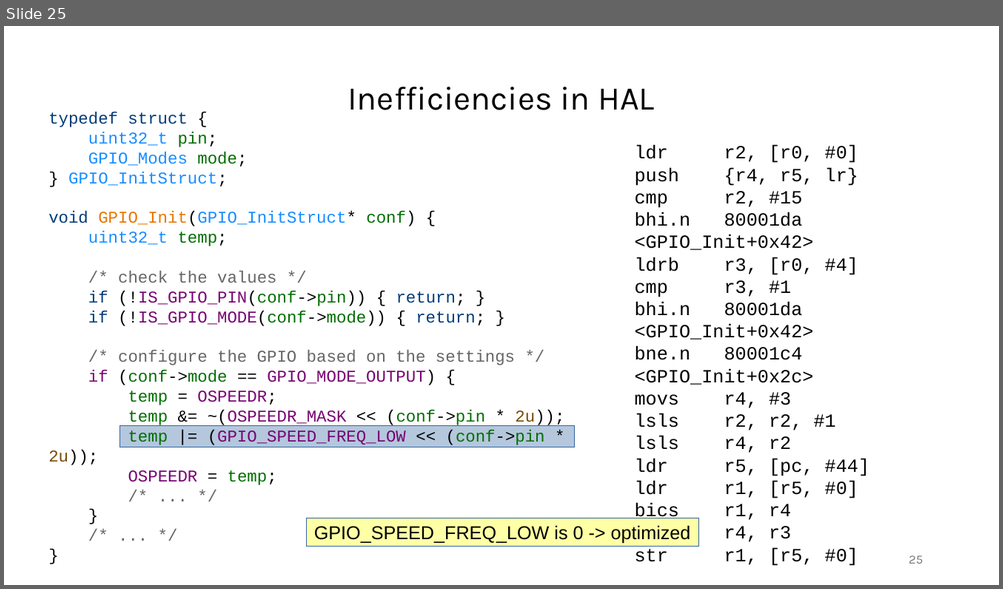
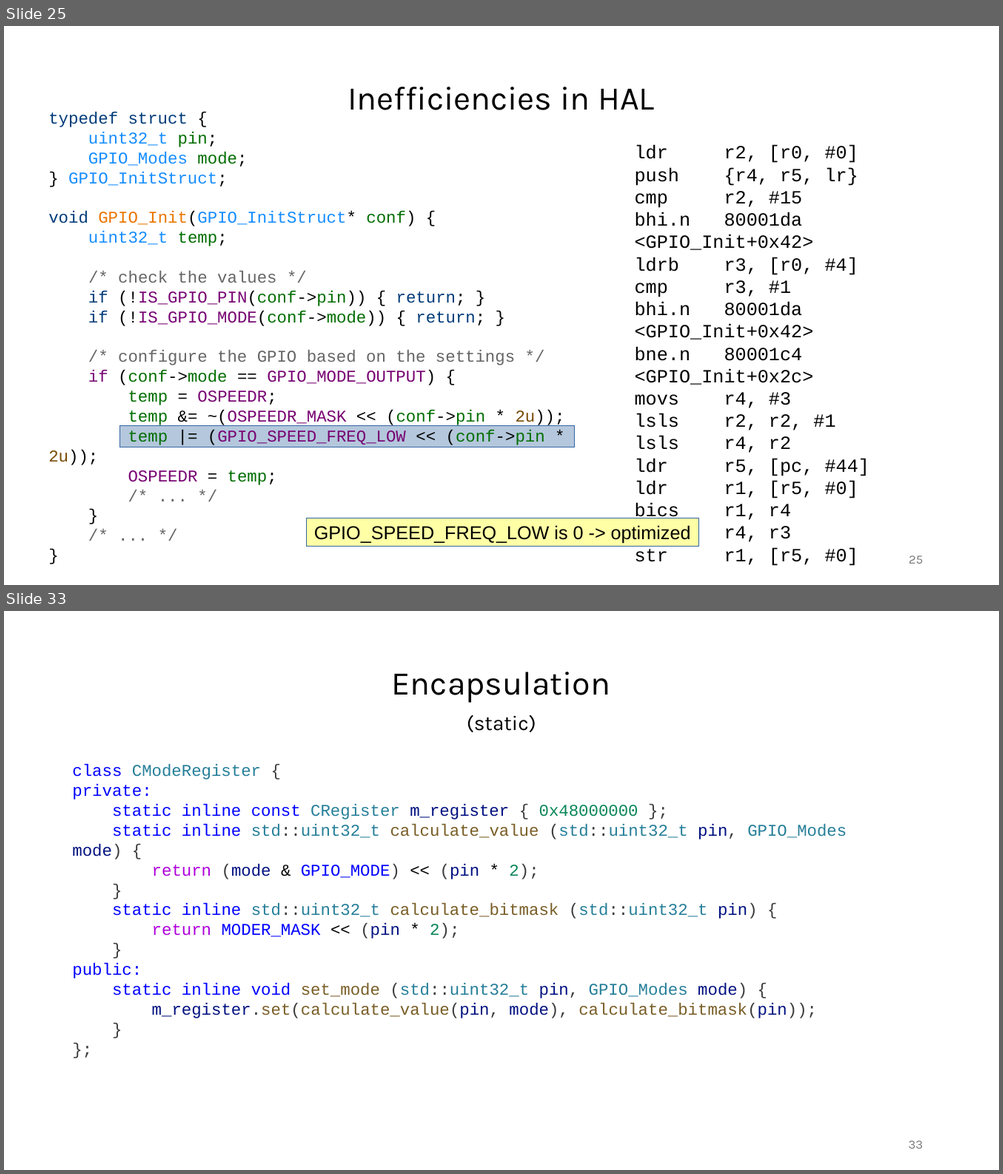
Before and after one commit to janos32783/cppcon_2024_cost_cpp_abstractions, a slide deck: presentation/cppcon.pptx. Shown one above the other, each under a label of ours: slide 25 before the commit, slides 25 and 33 after it; the slides between them are not shown. The pictures are 1003x589 and 1003x1174 pixels, drawn with LibreOffice and Linux fonts; fonts in the diff are those of the drawing. Boxes give left, top, right and bottom in pixels: in the first picture for what was removed or moved away, otherwise in the second. Text is boxed around its words. In the diff, an @@ line names an element or a change of style, - is before the commit and + after.

Commit message:
encapsulation work in progress

```diff
--- a/presentation/cppcon.pptx
+++ b/presentation/cppcon.pptx
@@ slide 33 added at (4,611,999,1170), background #FFFFFF @@
@@ text added at (392,672,611,732), 32 pt, text #000000 @@
+Encapsulation
+(static)
@@ text added at (72,764,846,1019), 16 pt, text #267F99 @@
+class CModeRegister {
+private:
+static inline const CRegister m_register { 0x48000000 };
+static inline std::uint32_t calculate_value (std::uint32_t pin, GPIO_Modes mode) {
+return (mode & GPIO_MODE) << (pin * 2);
+}
+static inline std::uint32_t calculate_bitmask (std::uint32_t pin) {
+return MODER_MASK << (pin * 2);
+}
+public:
+static inline void set_mode (std::uint32_t pin, GPIO_Modes mode) {
+m_register.set(calculate_value(pin, mode), calculate_bitmask(pin));
+}
+};
@@ page number added at (908,1141,923,1149), 12 pt, text #787878 @@
+33
```
Also in this commit, not shown: 2 slides changed, 8 other slides added, 7 other files.
